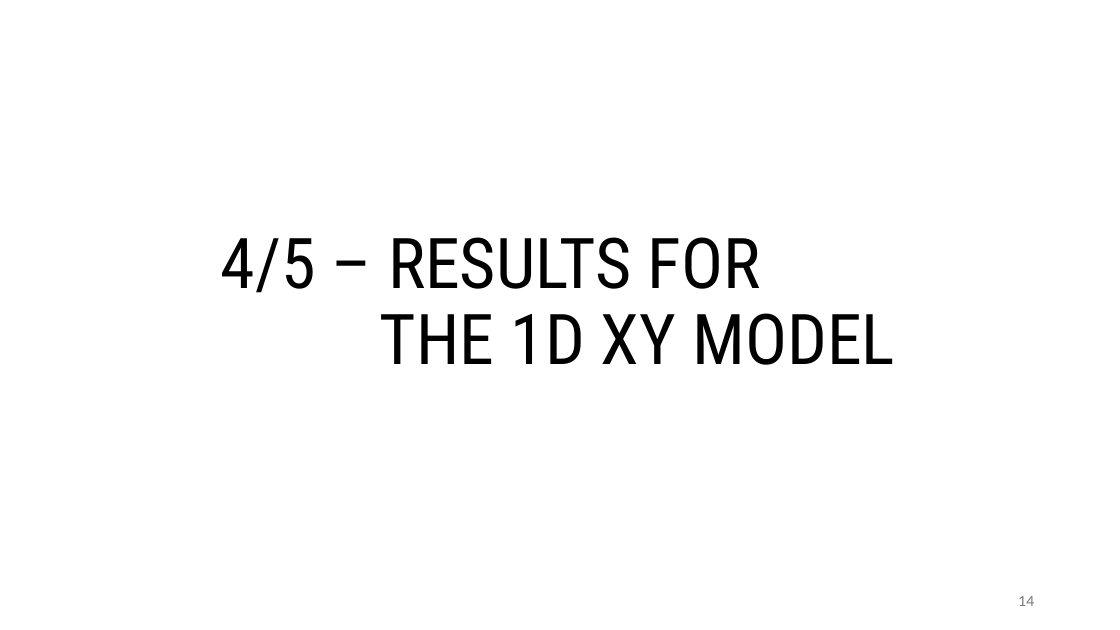
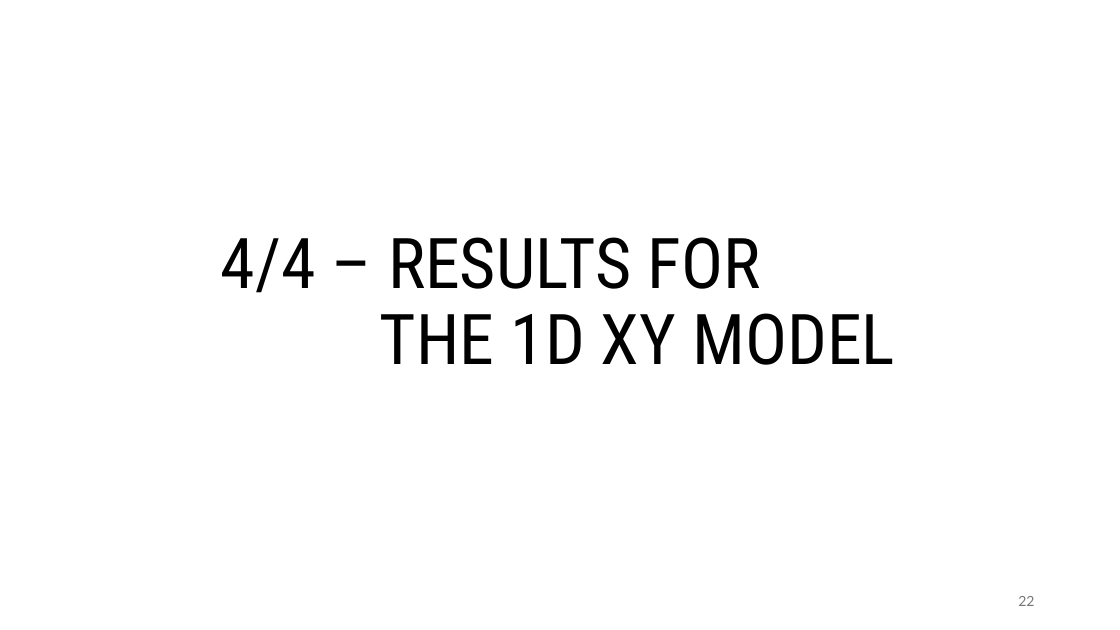
Before and after one commit to MrHighsenberg/XTRG-Algorithm, a slide deck: slide 22 of presentation/Term_Project_XTRG_Presentation.pptx (slide 14 before the commit). Drawn at 1120x630 pixels with LibreOffice and Linux fonts; fonts in the diff are those of the drawing. Boxes give left, top, right and bottom in pixels: in the first picture for what was removed or moved away, otherwise in the second. Text is boxed around its words. In the diff, an @@ line names an element or a change of style, - is before the commit and + after.

```diff
--- a/presentation/Term_Project_XTRG_Presentation.pptx
+++ b/presentation/Term_Project_XTRG_Presentation.pptx
@@ title at (221,237,895,365): text changed @@
-4/5 – RESULTS FOR
-THE 1D XY MODEL
+4/4 – RESULTS FOR
+THE 1D XY MODEL
@@ page number at (1018,596,1034,606): text changed @@
-14
+22
```
Also in this commit, not shown: 5 other slides changed, 13 slides added, 1 slide removed, 4 other files.
